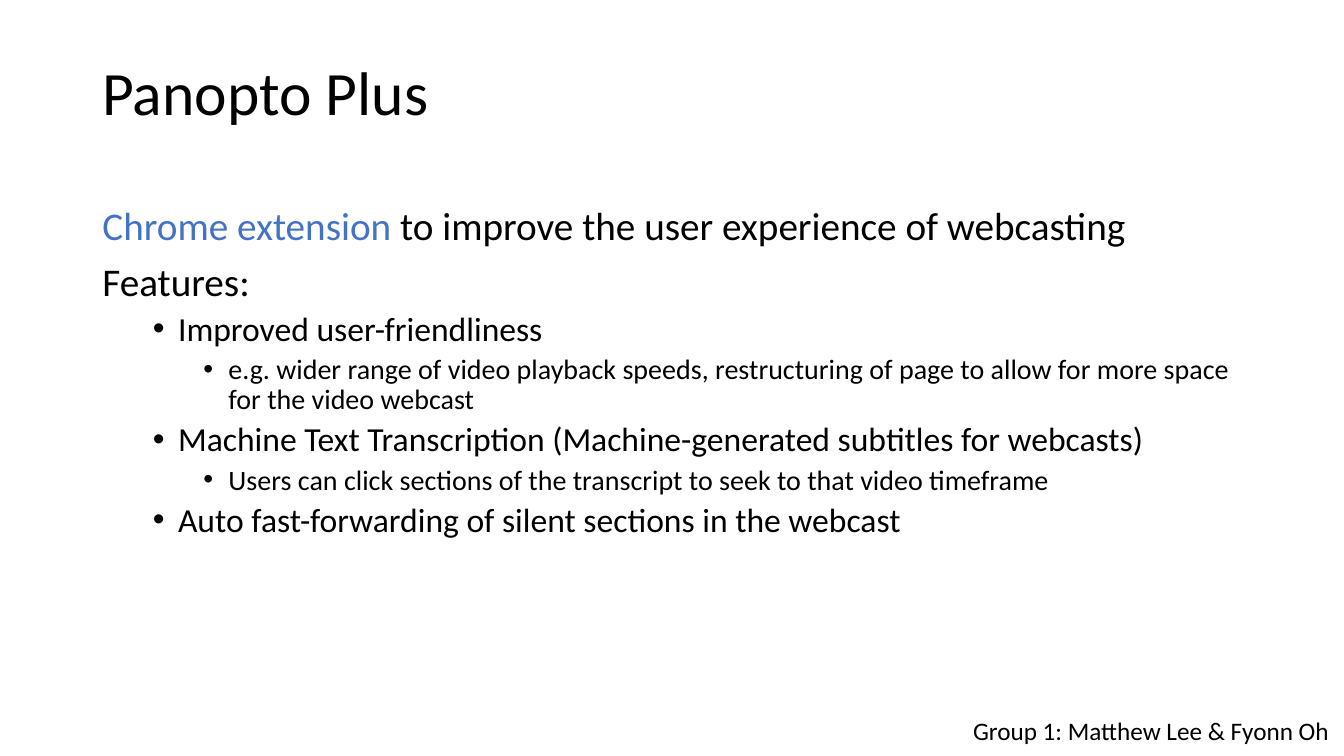
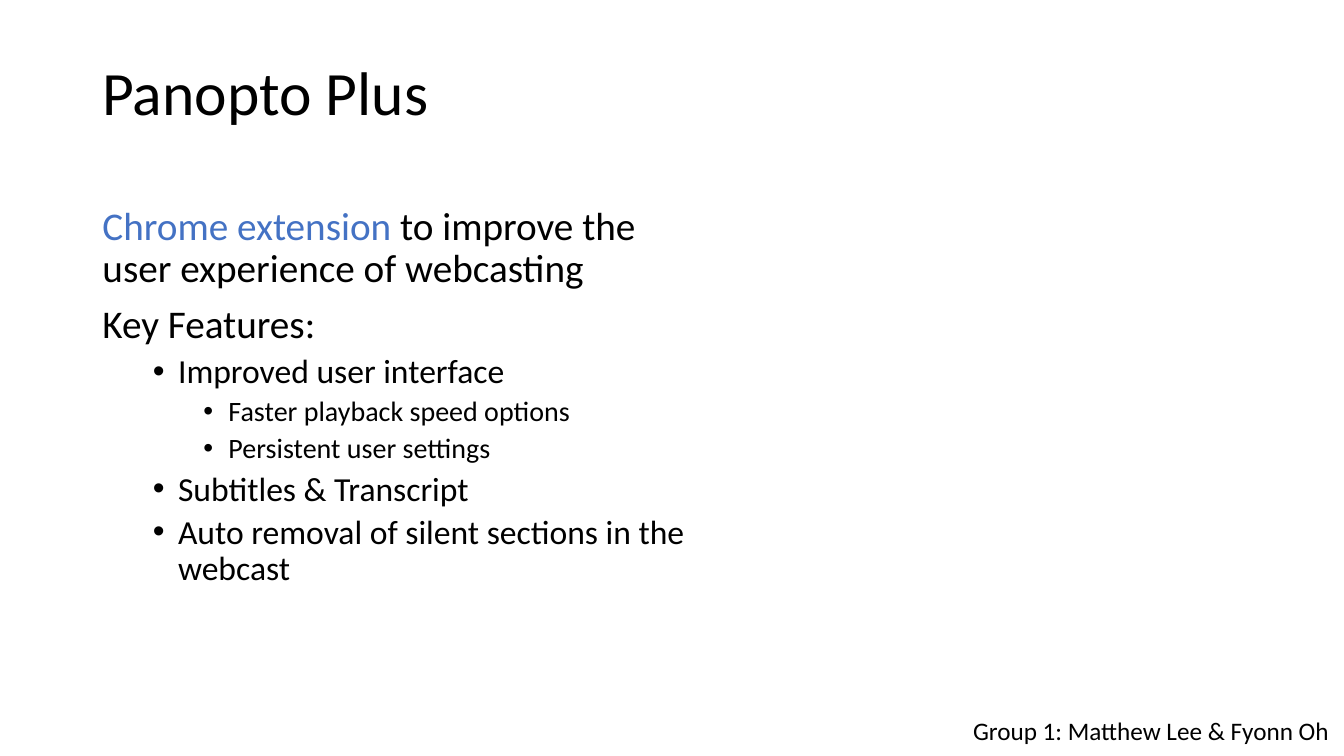
Before and after one commit to crazoter/panplus, a slide deck: slide 1 of Skylab documents/Ignition Slides/Presentation1.pptx. Drawn at 1344x756 pixels with LibreOffice and Linux fonts; fonts in the diff are those of the drawing. Boxes give left, top, right and bottom in pixels: in the first picture for what was removed or moved away, otherwise in the second. Text is boxed around its words. In the diff, an @@ line names an element or a change of style, - is before the commit and + after.

```diff
--- a/Skylab documents/Ignition Slides/Presentation1.pptx
+++ b/Skylab documents/Ignition Slides/Presentation1.pptx
@@ text at [102,313,685,581]: text changed; size 20 to 24 pt @@
-Features:
-  • Improved user-friendliness
-    • e.g. wider range of video playback speeds, restructuring of page to allow for more space for the video webcast
-  • Machine Text Transcription (Machine-generated subtitles for webcasts)
-    • Users can click sections of the transcript to seek to that video timeframe
-  • Auto fast-forwarding of silent sections in the webcast
+Key Features:
+  • Improved user interface
+    • Faster playback speed options
+    • Persistent user settings
+  • Subtitles & Transcript
+  • Auto removal of silent sections in the webcast
```
Also in this commit, not shown: 14 other files.
